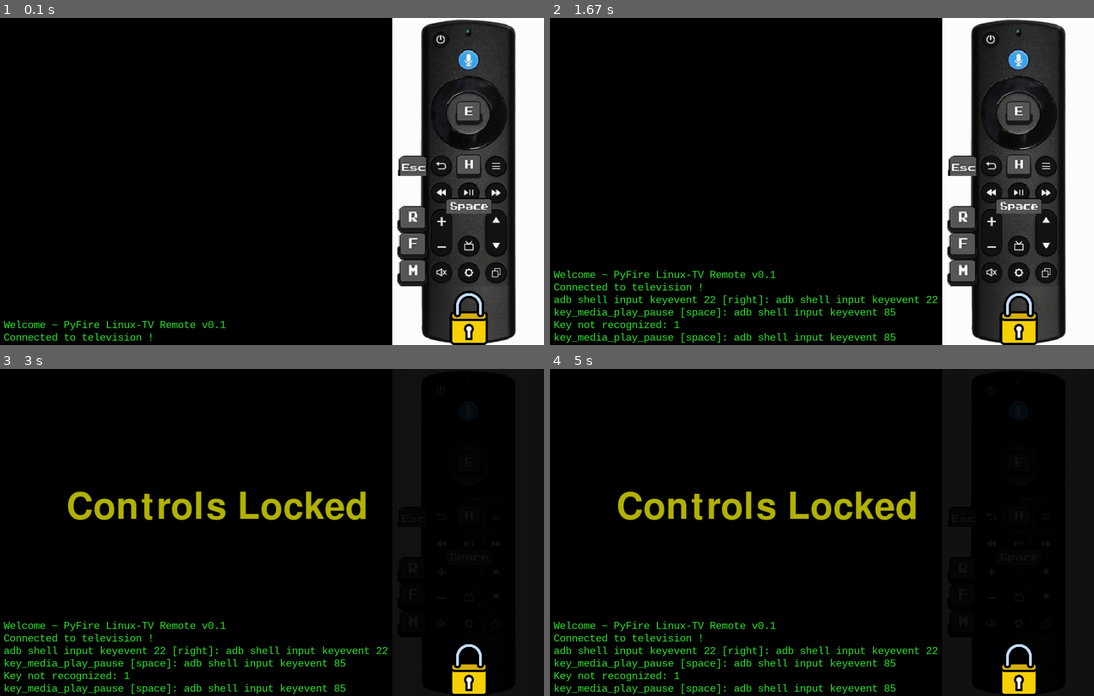
Above: before the commit, frames 1-4 (two rows, left to right).
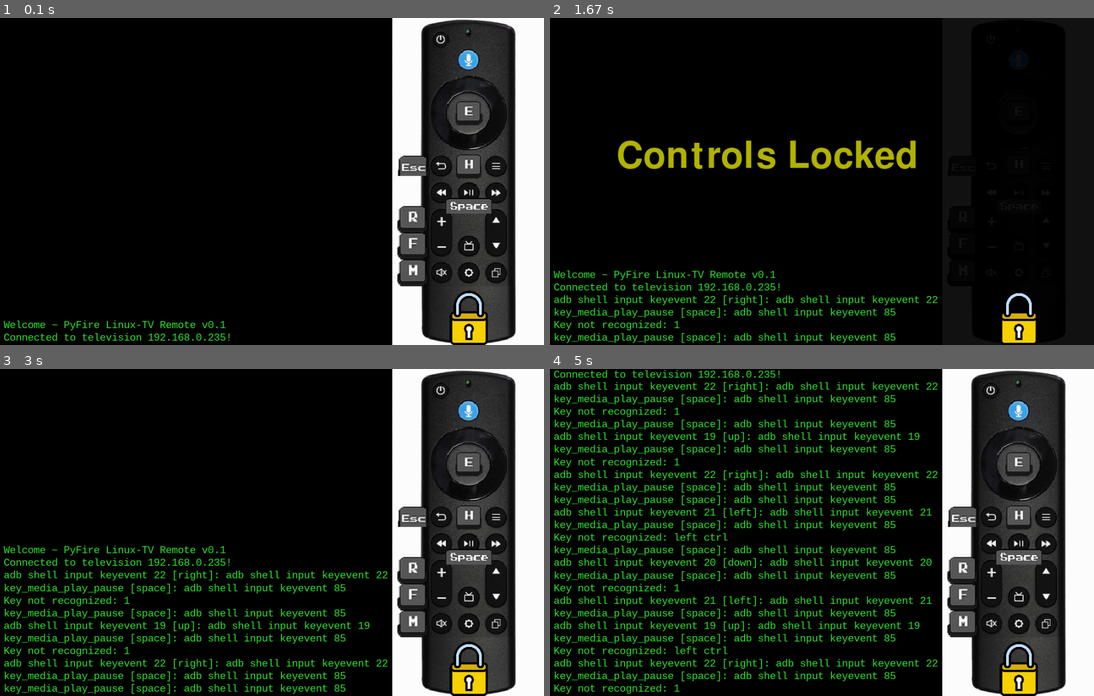
Above: after the commit, the same moments.

Repository: CamBFunny/quail
Game: pygame game, started from scripts/python/remote.py
Two runs of this game, one before a commit and one after it. Both use one fixed random seed, a clock stepped at 60 frames per second and the inputs below.
Inputs (mouse positions are in pixels of both pictures, inside the frame that each line leads up to):
- Up to frame 1 (0.1 s): no input
- Up to frame 2 (1.67 s): press the mouse at (1017, 318) at 0.37 s; move the mouse to (854, 250) at 0.47 s; release the mouse at (691, 184) at 0.6 s; press the mouse at (1017, 318) at 0.7 s; move the mouse to (1017, 269) at 0.8 s; release the mouse at (1012, 220) at 0.93 s; hold Right 1-1.47 s; tap Space at 1.07, 1.37 s; tap 1 at 1.15 s; right-click (800, 125) at 1.57 s
- Up to frame 3 (3 s): click (467, 669) at 1.9 s; hold Up 2.17-2.47 s; tap Space at 2.23, 2.57, 2.87 s; tap 1 at 2.32 s; hold Right 2.5-2.97 s
- Up to frame 4 (5 s): hold Left 3-3.53 s; tap Space at 3.07, 3.37, 3.63, 3.97, 4.4, 4.8 s; tap Ctrl at 3.15, 4.48 s; hold Down 3.57-3.87 s; tap 1 at 3.72, 4.88 s; hold Left 3.9-4.3 s; hold Up 4.33-4.7 s; hold Right from 4.73 s (still down)

The runs differ from the first frame. In frame 1, 0.2% of the frame differs, in the area x 27-43%, y 96-99%; in frame 2, 23%; in frame 3, 30%; in frame 4, 38%, in the area x 0-100%, y 0-100%.

Commit message:
tv remote works

Diff:
--- a/scripts/python/remote.py
+++ b/scripts/python/remote.py
@@ -6,7 +6,7 @@
                            K_a, K_s, K_d, K_f, K_g, K_h, K_j, K_k,
                            K_z, K_x, K_c, K_v, K_b, K_m)
 
-ip_address = f""
+ip_address = f"192.168.0.235"
 tv_ip = f"{ip_address}"
 enter_mainframe = f"adb connect"
 
@@ -86,7 +86,11 @@
 clock = pygame.time.Clock()
 framerate = 20
 lock_controls = False
+lock_switch = False
+LeftClick = False
+RightClick = False
 buttoncheck = False
+clickcheck = False
 version = 'v0.1'
 console_feedback = ['',]
 console_feedback[0] = 'Welcome ~ PyFire Linux-TV Remote v0.1'
@@ -144,14 +148,17 @@
             except:
                 console_feedback.append(f"Key not recognized: {pygame.key.name(event.key)}")
 
-        if pygame.mouse.get_pressed()[0]:
-            LeftClick = True
-        elif pygame.mouse.get_pressed()[1]:
-            RightClick = True
+    if pygame.mouse.get_pressed()[0]:
+        LeftClick = True
+    elif pygame.mouse.get_pressed()[2]:
+        RightClick = True
+
+    if RightClick and not clickcheck:
+        clickcheck = True
+        lock_switch = True
 
     screen.fill([0, 0, 0])
     screen.blit(img_remote, [resolution[0] - img_remote.get_width(), 0])
-
     if lock_controls:
         s = pygame.Surface(resolution)  # the size of your rect
         s.set_alpha(235)  # alpha level
@@ -162,6 +169,10 @@
     if Button(resolution[0]-138, resolution[1]-img_lock.get_height()/2,
               img_lock, 1).draw() and not buttoncheck:
         buttoncheck = True
+        lock_switch = True
+
+    if lock_switch:
+        lock_switch = False
         lock_controls = not lock_controls
 
     length = len(console_feedback)
@@ -171,6 +182,11 @@
 
     if event.type == pygame.MOUSEBUTTONUP:
         buttoncheck = False
+        if event.button == 1:
+            LeftClick = False
+        if event.button == 3:
+            RightClick = False
+            clickcheck = False
 
     pygame.display.update()
     clock.tick(framerate)  # Sets frames/sec
